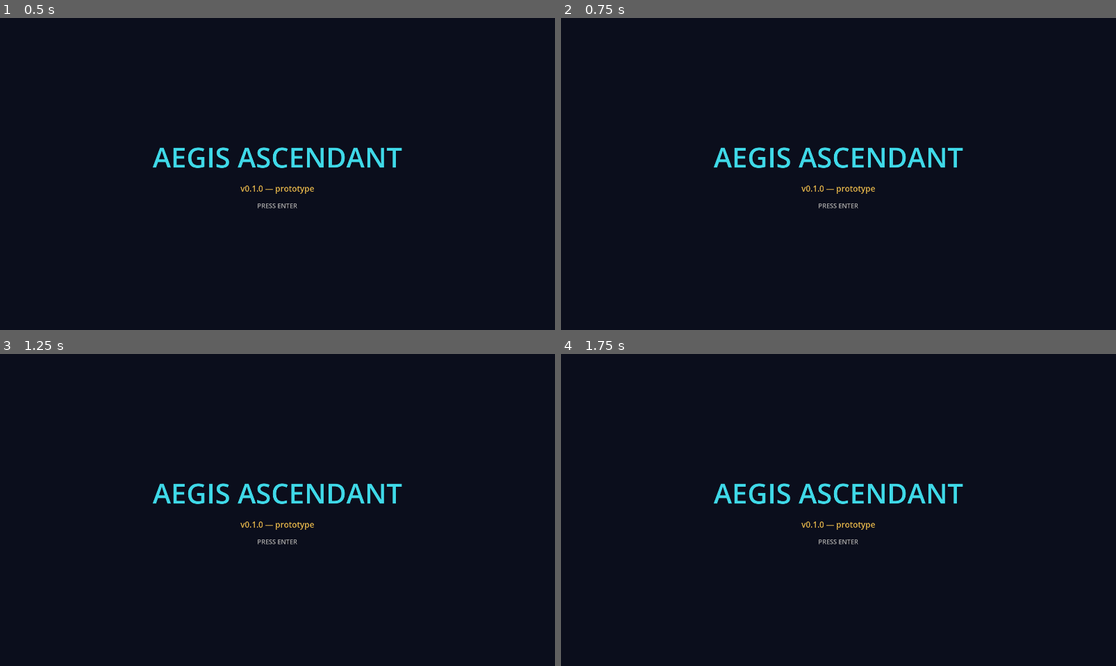
Above: before the commit, frames 1-4 (two rows, left to right).
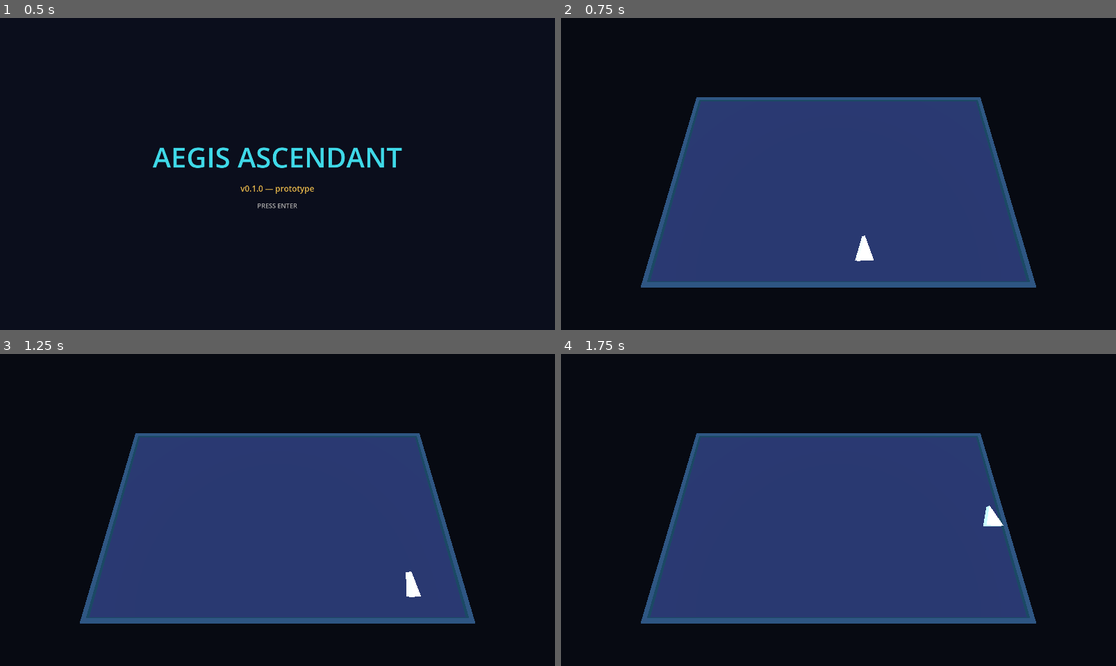
Above: after the commit, the same moments.

Repository: Happykiller/aegis-ascendant
Game: Godot game, scene res://scenes/boot/boot.tscn
Two runs of this game, one before a commit and one after it. Both use one fixed random seed, a clock stepped at 60 frames per second and the inputs below.
Inputs:
- Up to frame 1 (0.5 s): no input
- Up to frame 2 (0.75 s): tap Enter (ui_accept) at 0.5 s; hold D (move_right) from 0.53 s (still down); hold Enter (ui_accept) from 0.53 s (still down)
- Up to frame 3 (1.25 s): keep holding D (move_right); keep holding Enter (ui_accept)
- Up to frame 4 (1.75 s): release D (move_right) at 1.28 s; release Enter (ui_accept) at 1.28 s; hold S (move_down) from 1.28 s (still down); tap Space (fire_primary) at 1.35 s; tap Enter (ui_accept) at 1.52, 1.55 s

Frame 1 is identical in both runs. In frame 2, 37% of the frame differs, in the area x 14-86%, y 25-87%; in frame 3, 37%; in frame 4, 37%.

Commit message:
feat: add graybox scene with arcade fighter controller
Co-Authored-By: Claude Fable 5 <noreply@anthropic.com>

Diff:
--- /dev/null
+++ b/resources/data/player_stats.gd
@@ -0,0 +1,27 @@
+class_name PlayerStats
+extends Resource
+## Player fighter tuning values (spec §8.1: no gameplay value hard-coded).
+## Units: distances in world units, times in seconds, angles in degrees.
+
+## Maximum planar speed (units/s).
+@export var max_speed: float = 14.0
+## Time to reach max_speed from rest; spec §7.3 requires < 0.25 s.
+@export var accel_time: float = 0.18
+## Logical hitbox radius; deliberately smaller than the visual model (spec §8.2).
+@export var hitbox_radius: float = 0.25
+## Seconds between primary shots.
+@export var fire_interval: float = 0.12
+## Maximum visual roll when strafing; never affects the hitbox (spec §7.3).
+@export var max_bank_deg: float = 35.0
+
+func validate() -> PackedStringArray:
+	var errors := PackedStringArray()
+	if max_speed <= 0.0:
+		errors.append("max_speed must be > 0")
+	if accel_time <= 0.0 or accel_time > 0.25:
+		errors.append("accel_time must be in (0, 0.25] (spec §7.3)")
+	if hitbox_radius <= 0.0:
+		errors.append("hitbox_radius must be > 0")
+	if fire_interval <= 0.0:
+		errors.append("fire_interval must be > 0")
+	return errors
--- /dev/null
+++ b/resources/player/specter9_stats.tres
@@ -0,0 +1,11 @@
+[gd_resource type="Resource" script_class="PlayerStats" load_steps=2 format=3]
+
+[ext_resource type="Script" path="res://resources/data/player_stats.gd" id="1_stats"]
+
+[resource]
+script = ExtResource("1_stats")
+max_speed = 14.0
+accel_time = 0.18
+hitbox_radius = 0.25
+fire_interval = 0.12
+max_bank_deg = 35.0
--- /dev/null
+++ b/scenes/gameplay/graybox.tscn
@@ -0,0 +1,69 @@
+[gd_scene load_steps=9 format=3]
+
+[ext_resource type="Script" path="res://scripts/gameplay/graybox_root.gd" id="1_root"]
+[ext_resource type="PackedScene" path="res://scenes/player/player_fighter.tscn" id="2_player"]
+
+[sub_resource type="Environment" id="env_space"]
+background_mode = 1
+background_color = Color(0.027, 0.039, 0.071, 1)
+ambient_light_source = 2
+ambient_light_color = Color(1, 1, 1, 1)
+ambient_light_energy = 0.6
+
+[sub_resource type="StandardMaterial3D" id="mat_floor"]
+albedo_color = Color(0.11, 0.169, 0.369, 1)
+
+[sub_resource type="BoxMesh" id="mesh_floor"]
+material = SubResource("mat_floor")
+size = Vector3(24, 0.2, 14)
+
+[sub_resource type="StandardMaterial3D" id="mat_edge"]
+albedo_color = Color(0.11, 0.169, 0.369, 1)
+emission_enabled = true
+emission = Color(0.247, 0.851, 0.91, 1)
+emission_energy_multiplier = 0.3
+
+[sub_resource type="BoxMesh" id="mesh_edge_h"]
+material = SubResource("mat_edge")
+size = Vector3(24.6, 0.25, 0.3)
+
+[sub_resource type="BoxMesh" id="mesh_edge_v"]
+material = SubResource("mat_edge")
+size = Vector3(0.3, 0.25, 14.6)
+
+[node name="Graybox" type="Node3D"]
+script = ExtResource("1_root")
+
+[node name="WorldEnvironment" type="WorldEnvironment" parent="."]
+environment = SubResource("env_space")
+
+[node name="Camera3D" type="Camera3D" parent="."]
+transform = Transform3D(1, 0, 0, 0, 0.342, 0.94, 0, -0.94, 0.342, 0, 14, 5)
+current = true
+
+[node name="KeyLight" type="DirectionalLight3D" parent="."]
+transform = Transform3D(1, 0, 0, 0, 0, 1, 0, -1, 0, 0, 10, 0)
+light_energy = 0.8
+shadow_enabled = false
+
+[node name="Floor" type="MeshInstance3D" parent="."]
+transform = Transform3D(1, 0, 0, 0, 1, 0, 0, 0, 1, 0, -0.6, 0)
+mesh = SubResource("mesh_floor")
+
+[node name="EdgeTop" type="MeshInstance3D" parent="."]
+transform = Transform3D(1, 0, 0, 0, 1, 0, 0, 0, 1, 0, -0.4, -7.15)
+mesh = SubResource("mesh_edge_h")
+
+[node name="EdgeBottom" type="MeshInstance3D" parent="."]
+transform = Transform3D(1, 0, 0, 0, 1, 0, 0, 0, 1, 0, -0.4, 7.15)
+mesh = SubResource("mesh_edge_h")
+
+[node name="EdgeLeft" type="MeshInstance3D" parent="."]
+transform = Transform3D(1, 0, 0, 0, 1, 0, 0, 0, 1, -12.15, -0.4, 0)
+mesh = SubResource("mesh_edge_v")
+
+[node name="EdgeRight" type="MeshInstance3D" parent="."]
+transform = Transform3D(1, 0, 0, 0, 1, 0, 0, 0, 1, 12.15, -0.4, 0)
+mesh = SubResource("mesh_edge_v")
+
+[node name="PlayerFighter" parent="." instance=ExtResource("2_player")]
--- /dev/null
+++ b/scenes/player/player_fighter.tscn
@@ -0,0 +1,24 @@
+[gd_scene load_steps=5 format=3]
+
+[ext_resource type="Script" path="res://scripts/player/player_fighter_controller.gd" id="1_ctrl"]
+[ext_resource type="Resource" path="res://resources/player/specter9_stats.tres" id="2_stats"]
+
+[sub_resource type="StandardMaterial3D" id="mat_hull"]
+albedo_color = Color(0.929, 0.918, 0.89, 1)
+emission_enabled = true
+emission = Color(0.247, 0.851, 0.91, 1)
+emission_energy_multiplier = 1.2
+
+[sub_resource type="PrismMesh" id="mesh_hull"]
+material = SubResource("mat_hull")
+size = Vector3(1.2, 1.5, 0.35)
+
+[node name="PlayerFighter" type="Node3D"]
+script = ExtResource("1_ctrl")
+stats = ExtResource("2_stats")
+
+[node name="VisualRoot" type="Node3D" parent="."]
+
+[node name="Hull" type="MeshInstance3D" parent="VisualRoot"]
+transform = Transform3D(1, 0, 0, 0, 0, 1, 0, -1, 0, 0, 0, 0)
+mesh = SubResource("mesh_hull")
--- /dev/null
+++ b/scripts/gameplay/graybox_root.gd
@@ -0,0 +1,5 @@
+extends Node3D
+## Graybox scene root: first playable segment sandbox (spec §37 items 12-19).
+
+func _ready() -> void:
+	print("[Graybox] ready")
--- /dev/null
+++ b/scripts/player/player_fighter_controller.gd
@@ -0,0 +1,39 @@
+class_name PlayerFighterController
+extends Node3D
+## Player fighter: arcade movement on the logical 2D plane (spec §7.3, §16.2).
+## The logical position is authoritative; the 3D node only projects it.
+## Visual banking lives on VisualRoot and never affects the hitbox.
+
+@export var stats: PlayerStats
+
+var plane_position: Vector2 = Vector2(0.0, -5.0)
+var _velocity: Vector2 = Vector2.ZERO
+
+@onready var _visual_root: Node3D = $VisualRoot
+
+func _ready() -> void:
+	assert(stats != null, "PlayerFighterController requires a PlayerStats resource")
+	var errors := stats.validate()
+	for error in errors:
+		push_error("[PlayerFighter] invalid stats: %s" % error)
+	position = GameplayPlane.to_world(plane_position)
+
+func _physics_process(delta: float) -> void:
+	var input := Input.get_vector("move_left", "move_right", "move_up", "move_down")
+	_velocity = integrate_velocity(_velocity, input, stats.max_speed, stats.accel_time, delta)
+	plane_position = GameplayPlane.clamp_to_bounds(plane_position + _velocity * delta)
+	position = GameplayPlane.to_world(plane_position)
+	_apply_visual_bank(delta)
+
+## Pure movement math, testable headless: accelerate toward input * max_speed,
+## reaching it in accel_time seconds (spec §7.3: max speed in < 250 ms).
+static func integrate_velocity(current: Vector2, input: Vector2, max_speed: float,
+		accel_time: float, delta: float) -> Vector2:
+	var target := input.limit_length(1.0) * max_speed
+	var accel := max_speed / accel_time
+	return current.move_toward(target, accel * delta)
+
+func _apply_visual_bank(delta: float) -> void:
+	var bank_target := -_velocity.x / stats.max_speed * deg_to_rad(stats.max_bank_deg)
+	_visual_root.rotation.z = lerp_angle(_visual_root.rotation.z, bank_target,
+		minf(1.0, delta * 12.0))
--- a/scripts/ui/boot_screen.gd
+++ b/scripts/ui/boot_screen.gd
@@ -15,8 +15,15 @@
 	var version: String = ProjectSettings.get_setting("application/config/version", "0.0.0")
 	_version_label.text = "v%s — prototype" % version
 	print("[BootScreen] ready (v%s)" % version)
+	# Test hook (args after the `--`/`++` separator): jump straight into gameplay.
+	if "--goto-graybox" in OS.get_cmdline_user_args():
+		_start_graybox.call_deferred()
+
+func _start_graybox() -> void:
+	if ResourceLoader.exists(GRAYBOX_SCENE, "PackedScene"):
+		if _game_state.transition_to(GameStateScript.State.FIGHTER_COMBAT):
+			_scene_router.goto_scene(GRAYBOX_SCENE)
 
 func _unhandled_input(event: InputEvent) -> void:
-	if event.is_action_pressed("ui_accept") and ResourceLoader.exists(GRAYBOX_SCENE, "PackedScene"):
-		if _game_state.transition_to(GameStateScript.State.FIGHTER_COMBAT):
-			_scene_router.goto_scene(GRAYBOX_SCENE)
+	if event.is_action_pressed("ui_accept"):
+		_start_graybox()
--- /dev/null
+++ b/tests/unit/test_player_movement.gd
@@ -0,0 +1,36 @@
+extends "res://tests/test_case.gd"
+## Player movement math (spec §7.3: max speed reached in < 250 ms).
+
+const MAX_SPEED := 14.0
+const ACCEL_TIME := 0.18
+const DELTA := 1.0 / 60.0
+
+func test_reaches_max_speed_within_accel_time() -> void:
+	var velocity := Vector2.ZERO
+	var input := Vector2(1.0, 0.0)
+	var steps := int(ceil(ACCEL_TIME / DELTA))
+	for i in steps:
+		velocity = PlayerFighterController.integrate_velocity(
+			velocity, input, MAX_SPEED, ACCEL_TIME, DELTA)
+	assert_almost_eq(velocity.length(), MAX_SPEED, 0.001,
+		"max speed reached after accel_time (%d steps)" % steps)
+
+func test_accel_time_meets_spec_budget() -> void:
+	assert_true(ACCEL_TIME < 0.25, "accel_time under the 250 ms budget")
+
+func test_symmetric_deceleration() -> void:
+	var velocity := Vector2(MAX_SPEED, 0.0)
+	var steps := int(ceil(ACCEL_TIME / DELTA))
+	for i in steps:
+		velocity = PlayerFighterController.integrate_velocity(
+			velocity, Vector2.ZERO, MAX_SPEED, ACCEL_TIME, DELTA)
+	assert_almost_eq(velocity.length(), 0.0, 0.001, "full stop after accel_time")
+
+func test_diagonal_input_is_normalized() -> void:
+	var velocity := Vector2.ZERO
+	var input := Vector2(1.0, 1.0) # raw diagonal, length sqrt(2)
+	for i in 120:
+		velocity = PlayerFighterController.integrate_velocity(
+			velocity, input, MAX_SPEED, ACCEL_TIME, DELTA)
+	assert_true(velocity.length() <= MAX_SPEED + 0.001,
+		"diagonal never exceeds max speed (got %f)" % velocity.length())
Not shown, added: resources/data/player_stats.gd.uid
Not shown, added: scripts/gameplay/graybox_root.gd.uid
Not shown, added: scripts/player/player_fighter_controller.gd.uid
Not shown, added: tests/unit/test_player_movement.gd.uid
